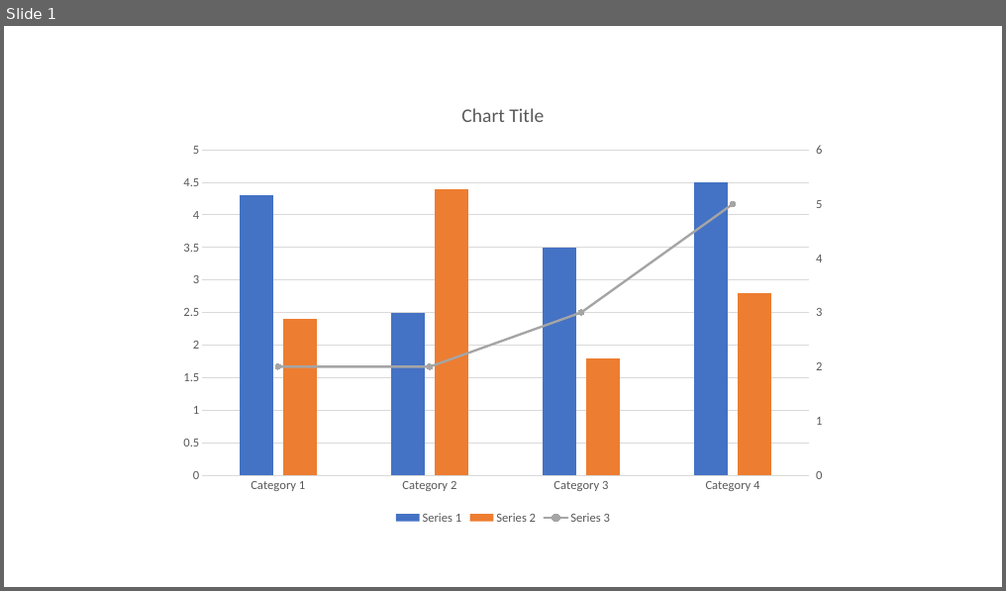
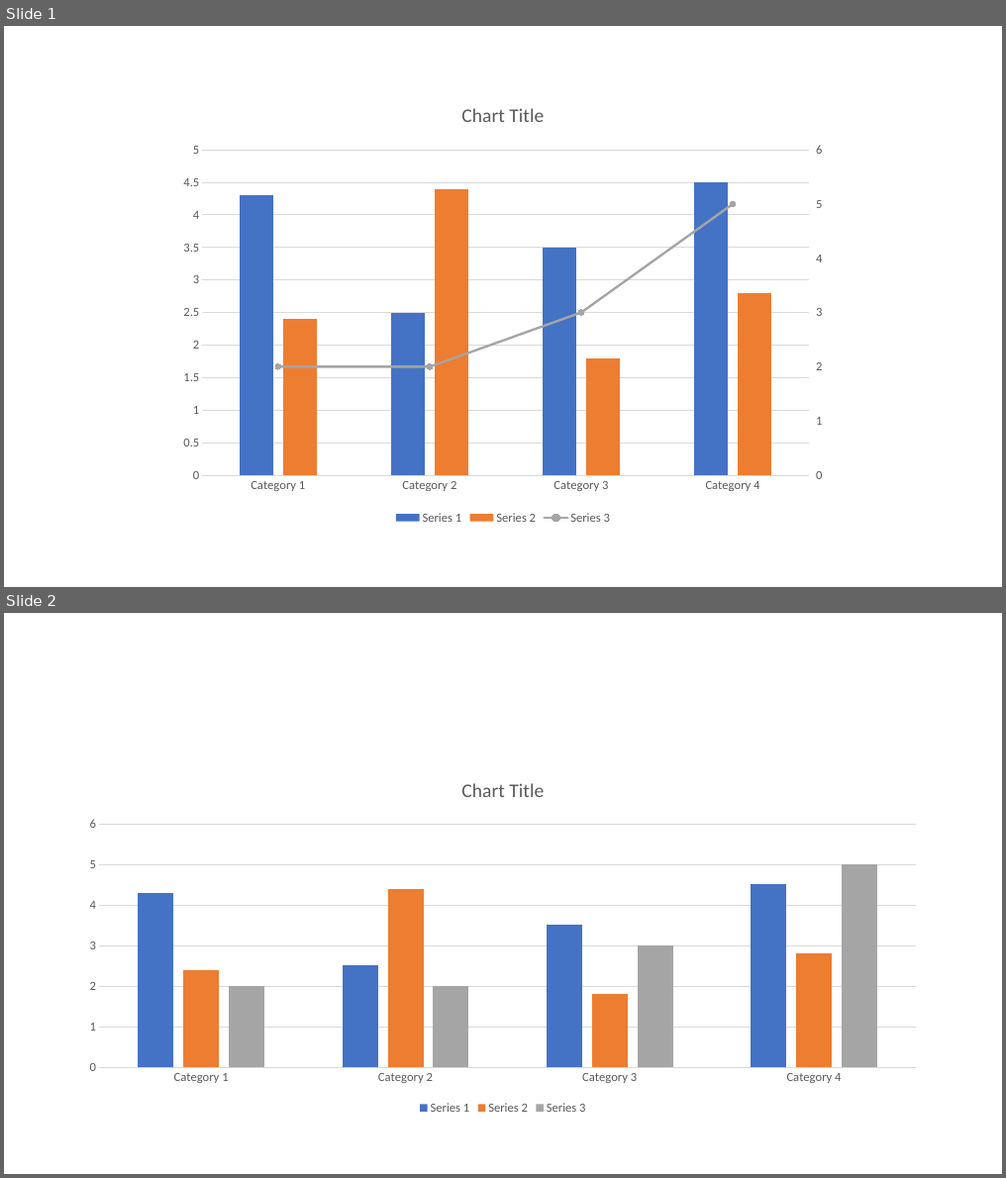
Before and after one commit to Abhinavk1243/python-learning, a slide deck: scripts/ppt_generation/two_axix_graph.pptx. Shown one above the other, each under a label of ours: slide 1 before the commit, slides 1 and 2 after it. The pictures are 1006x591 and 1006x1178 pixels, drawn with LibreOffice and Linux fonts; fonts in the diff are those of the drawing. Boxes give left, top, right and bottom in pixels: in the first picture for what was removed or moved away, otherwise in the second. Text is boxed around its words. In the diff, an @@ line names an element or a change of style, - is before the commit and + after.

```diff
--- a/scripts/ppt_generation/two_axix_graph.pptx
+++ b/scripts/ppt_generation/two_axix_graph.pptx
@@ slide 2 added at (4, 613, 1002, 1174), background #FFFFFF @@
@@ column chart added at (73, 762, 934, 1119) @@
+categories: Category 1, Category 2, Category 3, Category 4
+Series 1: 4.3, 2.5, 3.5, 4.5
+Series 2: 2.4, 4.4, 1.8, 2.8
+Series 3: 2, 2, 3, 5
```
Also in this commit, not shown: 4 other files.
